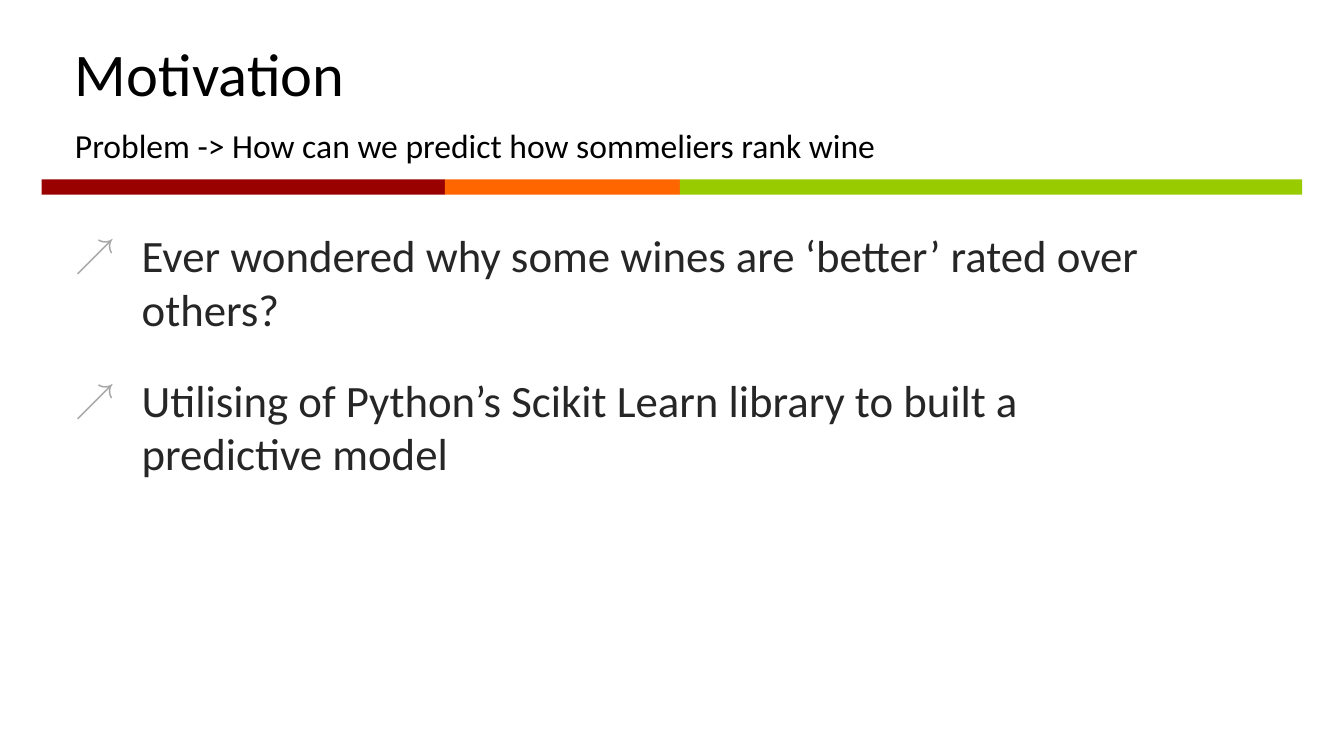
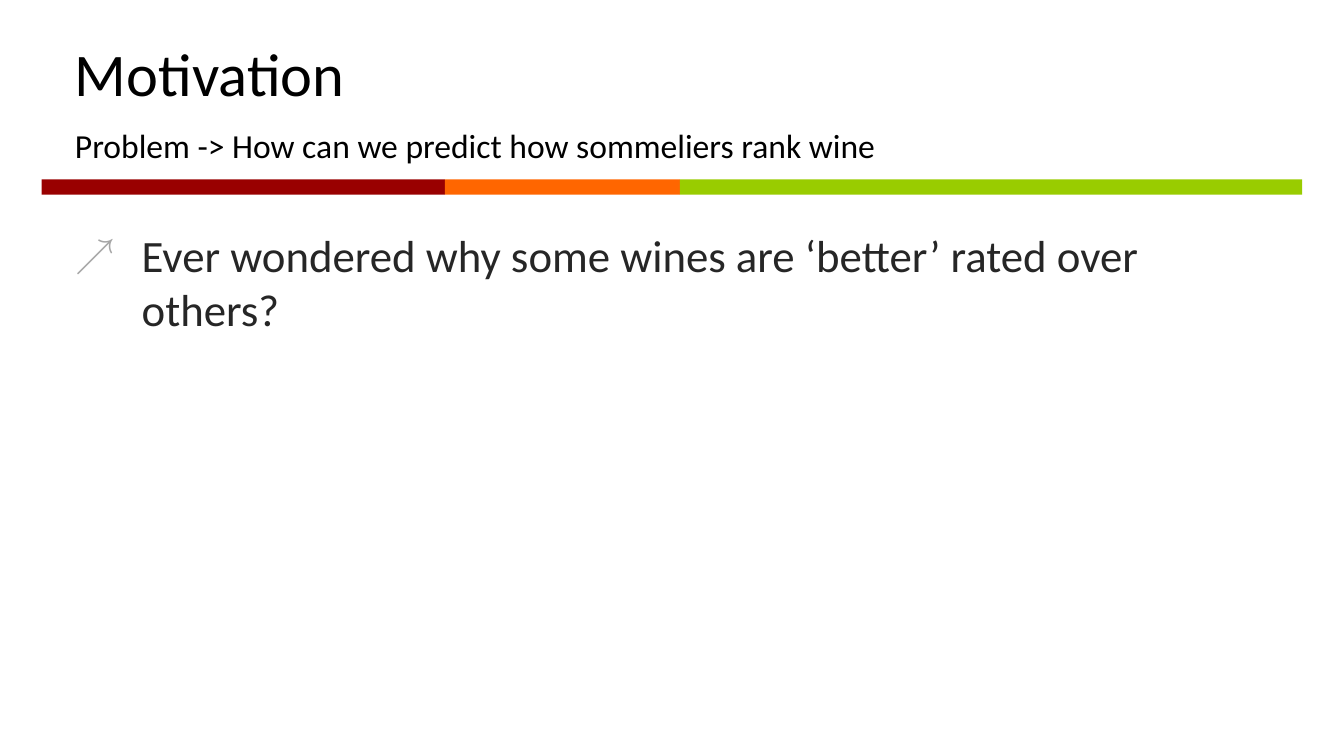
Before and after one commit to linreg2/Project1, a slide deck: slide 2 of project1_presentation.pptx. Drawn at 1344x756 pixels with LibreOffice and Linux fonts; fonts in the diff are those of the drawing; background and template pictures are left out. Boxes give left, top, right and bottom in pixels: in the first picture for what was removed or moved away, otherwise in the second. Text is boxed around its words. In the diff, an @@ line names an element or a change of style, - is before the commit and + after.

```diff
--- a/project1_presentation.pptx
+++ b/project1_presentation.pptx
@@ text at (142, 385, 1017, 478): paragraph removed @@
-↗ Utilising of Python’s Scikit Learn library to built a predictive model
```
Also in this commit, not shown: 12 other slides changed, 2 other files.
